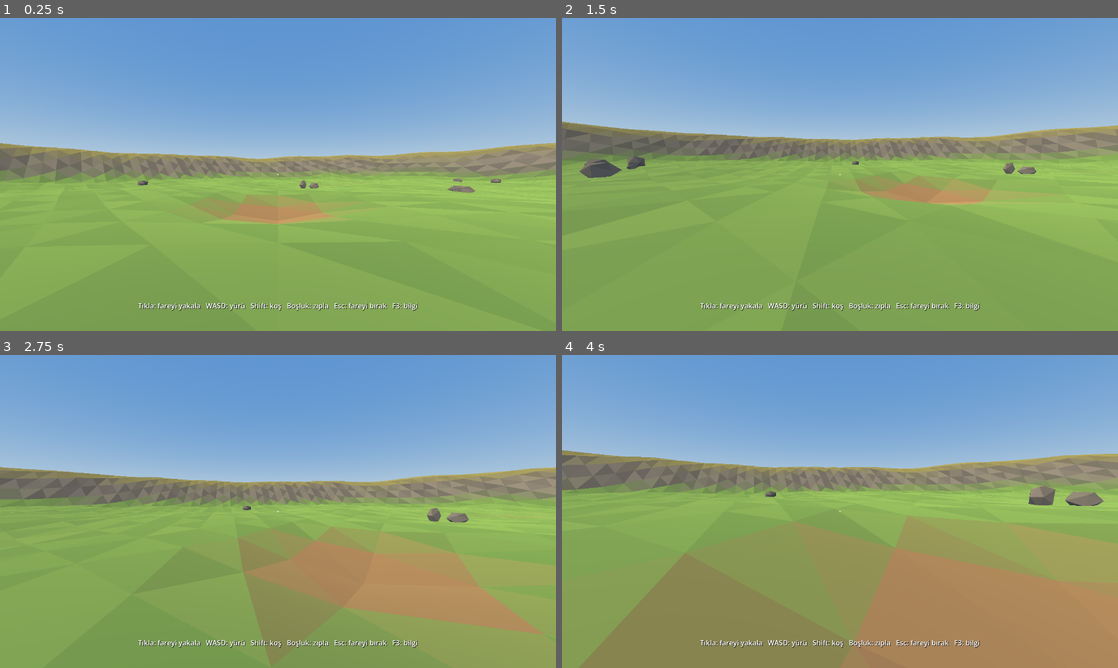
Above: before the commit, frames 1-4 (two rows, left to right).
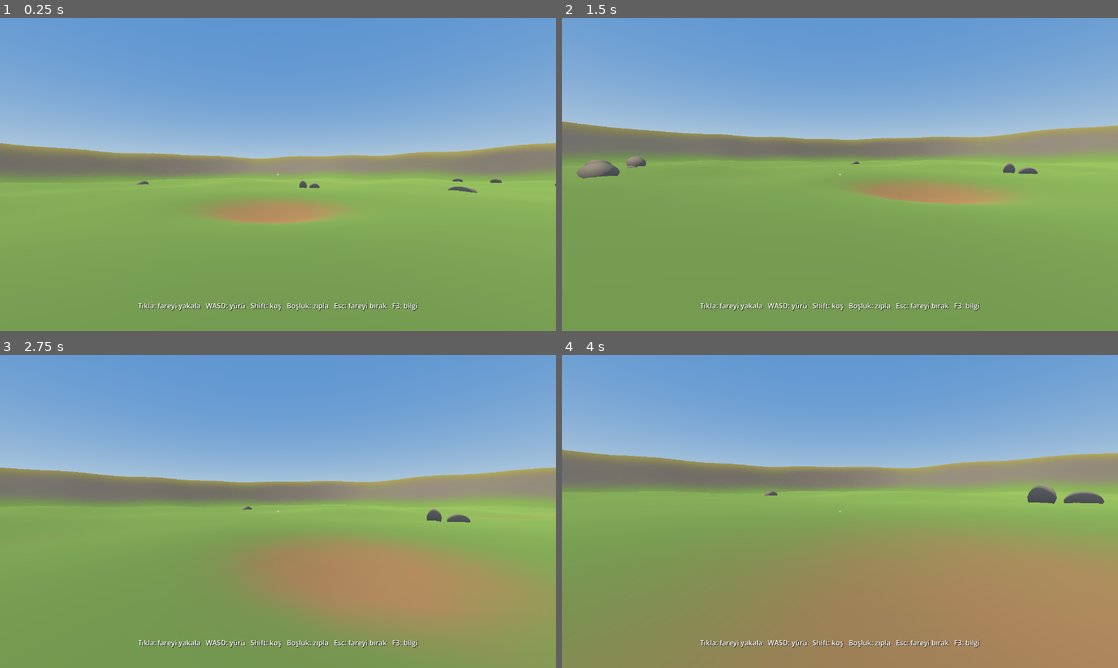
Above: after the commit, the same moments.

Repository: ynsekorkmaz/damlaya-damlaya
Game: Godot game, scene res://scenes/main.tscn
Same seed, same stepped clock (60 frames per second), same inputs: the game is played once before the commit and once after it.
Inputs (mouse positions are in pixels of both pictures, inside the frame that each line leads up to):
- Up to frame 1 (0.25 s): no input
- Up to frame 2 (1.5 s): tap Enter at 0.5 s; move the mouse to (962, 158) at 0.52 s; hold D (move_right) 0.53-1.28 s; hold Shift (sprint) 0.53-1.28 s; click (962, 158) at 0.67 s; tap Space (jump) at 0.77 s; move the mouse to (812, 174) at 1.27 s; hold W (move_forward) from 1.28 s (still down); tap Shift (sprint) at 1.35 s
- Up to frame 3 (2.75 s): keep holding W (move_forward); tap Space (jump) at 1.52 s; move the mouse to (289, 505) at 2.02 s; hold Shift (sprint) from 2.03 s (still down)
- Up to frame 4 (4 s): keep holding W (move_forward); move the mouse to (834, 517) at 2.77 s; release Shift (sprint) at 2.78 s; tap Shift (sprint) at 2.85 s; click (834, 517) at 2.92 s; tap Space (jump) at 3.02, 3.77 s; move the mouse to (878, 514) at 3.52 s; hold Shift (sprint) from 3.53 s (still down)

The runs differ from the first frame. In frame 1, 0.5% of the frame differs, in the area x 0-100%, y 39-66%; in frame 2, 1.1%; in frame 3, 1.2%; in frame 4, 1.2%, in the area x 0-100%, y 30-62%.

Commit message:
Oyun: arazi ve kayalar yumuşak gölgelemeye çevrildi
Co-Authored-By: Claude Fable 5.2 <noreply@anthropic.com>

Diff:
--- a/scripts/core/config.gd
+++ b/scripts/core/config.gd
@@ -25,7 +25,8 @@
 
 # Arazi ağı
 const TERRAIN_SIZE := 170.0
-const TERRAIN_CELLS := 56
+const TERRAIN_CELLS := 100  # hücre ~1,7 m, 20.000 üçgen
+const NORMAL_EPS := 1.7    # normal için merkezi fark aralığı (m)
 
 # Arazi renkleri
 const EARTH_HEIGHT_LOW := -1.2
@@ -35,9 +36,9 @@
 const HILLTOP_DRY_START := 0.35  # RIM_HEIGHT oranı
 const HILLTOP_DRY_END := 0.8
 const HILLTOP_DRY_AMOUNT := 0.6
-const COLOR_HASH_X := 12.9898
-const COLOR_HASH_Z := 78.233
-const COLOR_JITTER := 0.6  # çimen rengi çeşitlemesi (0-1)
+const COLOR_WAVE_FREQ_X := 0.045  # geniş, yumuşak çimen tonu dalgası
+const COLOR_WAVE_FREQ_Z := 0.037
+const COLOR_WAVE_AMOUNT := 0.55   # çimen rengi çeşitlemesi (0-1)
 
 # Oyuncu doğuş noktası (çukura 14 m, çukura bakar); y main.gd'de araziye göre ayarlanır
 const PLAYER_SPAWN := Vector3(0.0, 0.0, 14.0)
@@ -57,8 +58,8 @@
 
 # Gökyüzü ve ışık
 const SUN_ROTATION_DEG := Vector3(-48.0, -35.0, 0.0)
-const SUN_ENERGY := 1.1
-const AMBIENT_ENERGY := 0.9
+const SUN_ENERGY := 0.95
+const AMBIENT_ENERGY := 1.15
 const SKY_SUN_ANGLE_MAX := 30.0
 
 # Kayalar
@@ -66,8 +67,11 @@
 const ROCK_SEED := 7
 const ROCK_SCALE_MIN := Vector3(0.8, 0.6, 0.8)
 const ROCK_SCALE_MAX := Vector3(2.6, 1.8, 2.6)
-const ROCK_VERTEX_JITTER := 0.18
-const ROCK_SINK := 0.25            # kayanın zemine gömülme miktarı
+const ROCK_RINGS := 8              # dilim sayısı (enlem)
+const ROCK_SEGMENTS := 12          # boylam dilimi
+const ROCK_BUMP := 0.10            # yüzey dalgalanma oranı (yumuşak)
+const ROCK_BUMP_FREQ := 3.1
+const ROCK_SINK := 0.35            # kayanın zemine gömülme miktarı
 const ROCK_PIT_CLEARANCE := 4.0    # çukur kenarından uzaklık
 const ROCK_RIM_CLEARANCE := 6.0    # vadi sınırından içeri uzaklık
 const ROCK_SPAWN_CLEARANCE := 4.0  # doğuş noktasından uzaklık (en az 3 m)
--- a/scripts/world/rocks_builder.gd
+++ b/scripts/world/rocks_builder.gd
@@ -1,23 +1,9 @@
 extends RefCounted
-## Vadiye serpilmiş düşük poligonlu kayalar, tek MultiMeshInstance3D.
+## Vadiye serpilmiş yumuşak normalli, yuvarlak kayalar, tek MultiMeshInstance3D.
 
 const Config = preload("res://scripts/core/config.gd")
 const Palette = preload("res://scripts/core/palette.gd")
 const TerrainShape = preload("res://scripts/core/terrain_shape.gd")
-
-const _T := 1.6180339887
-const _ICO_VERTS: Array[Vector3] = [
-	Vector3(-1, _T, 0), Vector3(1, _T, 0), Vector3(-1, -_T, 0), Vector3(1, -_T, 0),
-	Vector3(0, -1, _T), Vector3(0, 1, _T), Vector3(0, -1, -_T), Vector3(0, 1, -_T),
-	Vector3(_T, 0, -1), Vector3(_T, 0, 1), Vector3(-_T, 0, -1), Vector3(-_T, 0, 1),
-]
-const _ICO_FACES: Array[int] = [
-	0, 11, 5, 0, 5, 1, 0, 1, 7, 0, 7, 10, 0, 10, 11,
-	1, 5, 9, 5, 11, 4, 11, 10, 2, 10, 7, 6, 7, 1, 8,
-	3, 9, 4, 3, 4, 2, 3, 2, 6, 3, 6, 8, 3, 8, 9,
-	4, 9, 5, 2, 4, 11, 6, 2, 10, 8, 6, 7, 9, 8, 1,
-]
-
 
 static func build() -> MultiMeshInstance3D:
 	var placements: Array[Transform3D] = make_placements()
@@ -60,34 +46,37 @@
 
 
 static func build_rock_mesh() -> ArrayMesh:
-	var rng := RandomNumberGenerator.new()
-	rng.seed = Config.ROCK_SEED + 1
-	var verts: Array[Vector3] = []
-	for v in _ICO_VERTS:
-		var jitter: float = 1.0 + rng.randf_range(-Config.ROCK_VERTEX_JITTER, Config.ROCK_VERTEX_JITTER)
-		verts.append(v.normalized() * 0.5 * jitter)
-
+	var rings: int = Config.ROCK_RINGS
+	var segs: int = Config.ROCK_SEGMENTS
 	var mat := StandardMaterial3D.new()
 	mat.vertex_color_use_as_albedo = true
 	mat.roughness = 1.0
 	var st := SurfaceTool.new()
 	st.begin(Mesh.PRIMITIVE_TRIANGLES)
 	st.set_material(mat)
-	for f in range(0, _ICO_FACES.size(), 3):
-		var a: Vector3 = verts[_ICO_FACES[f]]
-		var b: Vector3 = verts[_ICO_FACES[f + 1]]
-		var c: Vector3 = verts[_ICO_FACES[f + 2]]
-		# Godot ön yüzü saat yönü: dışa bakan normal (c-a)x(b-a) olmalı
-		var n: Vector3 = (c - a).cross(b - a)
-		if n.dot(a + b + c) < 0.0:
-			var tmp: Vector3 = b
-			b = c
-			c = tmp
-			n = -n
-		n = n.normalized()
-		var col: Color = Palette.ROCK.lerp(Palette.ROCK_DARK, rng.randf())
-		for v in [a, b, c]:
-			st.set_normal(n)
-			st.set_color(col)
-			st.add_vertex(v)
+	# Dilimli küre: köşe konumu yönün yumuşak sinüs dalgasıyla şişirilir, normal küre normalidir
+	for r in range(rings + 1):
+		var phi: float = PI * r / float(rings)
+		for s in range(segs + 1):
+			var theta: float = TAU * s / float(segs)
+			var dir := Vector3(sin(phi) * cos(theta), cos(phi), sin(phi) * sin(theta))
+			var f: float = Config.ROCK_BUMP_FREQ
+			var bump: float = (sin(dir.x * f + 0.7) + sin(dir.y * f * 1.3 + 2.1) + sin(dir.z * f + 4.0)) / 3.0
+			st.set_normal(dir)
+			st.set_color(Palette.ROCK_DARK.lerp(Palette.ROCK, smoothstep(-0.9, 0.9, dir.y)))
+			st.add_vertex(dir * 0.5 * (1.0 + Config.ROCK_BUMP * bump))
+	var w: int = segs + 1
+	for r in range(rings):
+		for s in range(segs):
+			var a: int = r * w + s
+			var b: int = a + 1
+			var c: int = a + w
+			var d: int = c + 1
+			# Godot ön yüzü saat yönü, dışa bakar
+			if r > 0:
+				for k in [a, b, c]:
+					st.add_index(k)
+			if r < rings - 1:
+				for k in [b, d, c]:
+					st.add_index(k)
 	return st.commit()
--- a/scripts/world/terrain_builder.gd
+++ b/scripts/world/terrain_builder.gd
@@ -1,5 +1,5 @@
 extends RefCounted
-## Düz gölgeli düşük poligonlu arazi: StaticBody3D + MeshInstance3D + çarpışma.
+## Yumuşak gölgeli, indeksli arazi: StaticBody3D + MeshInstance3D + çarpışma.
 
 const Config = preload("res://scripts/core/config.gd")
 const Palette = preload("res://scripts/core/palette.gd")
@@ -37,36 +37,42 @@
 	var st := SurfaceTool.new()
 	st.begin(Mesh.PRIMITIVE_TRIANGLES)
 	st.set_material(mat)
+	var w: int = cells + 1
+	for iz in range(w):
+		for ix in range(w):
+			var x: float = -half + ix * step
+			var z: float = -half + iz * step
+			var y: float = heights[iz * w + ix]
+			var n: Vector3 = normal_at(x, z)
+			st.set_normal(n)
+			st.set_color(_color_for(x, y, z, n))
+			st.add_vertex(Vector3(x, y, z))
 	for iz in range(cells):
 		for ix in range(cells):
-			var x0: float = -half + ix * step
-			var z0: float = -half + iz * step
-			var a := Vector3(x0, heights[iz * (cells + 1) + ix], z0)
-			var b := Vector3(x0 + step, heights[iz * (cells + 1) + ix + 1], z0)
-			var c := Vector3(x0, heights[(iz + 1) * (cells + 1) + ix], z0 + step)
-			var d := Vector3(x0 + step, heights[(iz + 1) * (cells + 1) + ix + 1], z0 + step)
+			var a: int = iz * w + ix
+			var b: int = a + 1
+			var c: int = a + w
+			var d: int = c + 1
 			# Yukarıdan bakınca saat yönü (Godot ön yüzü)
-			_add_triangle(st, a, b, d)
-			_add_triangle(st, a, d, c)
+			for k in [a, b, d, a, d, c]:
+				st.add_index(k)
 	return st.commit()
 
 
-static func _add_triangle(st: SurfaceTool, v0: Vector3, v1: Vector3, v2: Vector3) -> void:
-	var n: Vector3 = (v2 - v0).cross(v1 - v0).normalized()
-	var color: Color = _color_for((v0 + v1 + v2) / 3.0, n)
-	for v in [v0, v1, v2]:
-		st.set_normal(n)
-		st.set_color(color)
-		st.add_vertex(v)
+## Normal, height fonksiyonunun merkezi farkından: yüz normaline bağlı değil.
+static func normal_at(x: float, z: float) -> Vector3:
+	var e: float = Config.NORMAL_EPS
+	var dx: float = TerrainShape.height(x + e, z) - TerrainShape.height(x - e, z)
+	var dz: float = TerrainShape.height(x, z + e) - TerrainShape.height(x, z - e)
+	return Vector3(-dx, 2.0 * e, -dz).normalized()
 
 
-static func _color_for(p: Vector3, n: Vector3) -> Color:
-	var jitter: float = 0.5 + 0.5 * sin(p.x * Config.COLOR_HASH_X + p.z * Config.COLOR_HASH_Z)
-	var col: Color = Palette.GRASS.lerp(Palette.GRASS_DARK, jitter * Config.COLOR_JITTER)
-	var hill: float = smoothstep(Config.HILLTOP_DRY_START, Config.HILLTOP_DRY_END, p.y / Config.RIM_HEIGHT)
+static func _color_for(x: float, y: float, z: float, n: Vector3) -> Color:
+	var wave: float = 0.5 + 0.5 * sin(x * Config.COLOR_WAVE_FREQ_X + 1.3) * cos(z * Config.COLOR_WAVE_FREQ_Z - 0.7)
+	var col: Color = Palette.GRASS.lerp(Palette.GRASS_DARK, wave * Config.COLOR_WAVE_AMOUNT)
+	var hill: float = smoothstep(Config.HILLTOP_DRY_START, Config.HILLTOP_DRY_END, y / Config.RIM_HEIGHT)
 	col = col.lerp(Palette.DRY_EARTH, hill * Config.HILLTOP_DRY_AMOUNT)
-	var earth: float = 1.0 - smoothstep(Config.EARTH_HEIGHT_LOW, Config.EARTH_HEIGHT_HIGH, p.y)
+	var earth: float = 1.0 - smoothstep(Config.EARTH_HEIGHT_LOW, Config.EARTH_HEIGHT_HIGH, y)
 	col = col.lerp(Palette.DRY_EARTH, earth)
 	var rock: float = 1.0 - smoothstep(Config.ROCK_NORMAL_Y_LOW, Config.ROCK_NORMAL_Y_HIGH, n.y)
-	var rock_col: Color = Palette.ROCK.lerp(Palette.ROCK_DARK, jitter)
-	return col.lerp(rock_col, rock)
+	return col.lerp(Palette.ROCK.lerp(Palette.ROCK_DARK, wave), rock)
--- a/tests/run_tests.gd
+++ b/tests/run_tests.gd
@@ -69,16 +69,25 @@
 	var mesh: ArrayMesh = TerrainBuilder.build_mesh()
 	var arrays: Array = mesh.surface_get_arrays(0)
 	var verts: PackedVector3Array = arrays[Mesh.ARRAY_VERTEX]
-	var tris: int = verts.size() / 3
+	var idx: PackedInt32Array = arrays[Mesh.ARRAY_INDEX]
+	var norms: PackedVector3Array = arrays[Mesh.ARRAY_NORMAL]
+	var tris: int = idx.size() / 3
+	var w: int = Config.TERRAIN_CELLS + 1
+	check(verts.size() == w * w, "kose paylasimi (%d kose)" % verts.size())
 	check(tris == Config.TERRAIN_CELLS * Config.TERRAIN_CELLS * 2, "ucgen sayisi (%d)" % tris)
-	check(tris < 60000, "ucgen butcesi")
+	check(tris <= 25000, "arazi ucgen butcesi")
 	var up_ok: bool = true
-	for i in range(0, verts.size(), 3):
+	for i in range(0, idx.size(), 3):
 		# Godot ön yüzü saat yönü: (v2-v0)x(v1-v0) yukarı bakmalı
-		var n: Vector3 = (verts[i + 2] - verts[i]).cross(verts[i + 1] - verts[i])
+		var n: Vector3 = (verts[idx[i + 2]] - verts[idx[i]]).cross(verts[idx[i + 1]] - verts[idx[i]])
 		if n.y <= 0.0:
 			up_ok = false
 	check(up_ok, "arazi ucgenleri yukari bakiyor (sarim)")
+	var norm_ok: bool = true
+	for n in norms:
+		if absf(n.length() - 1.0) > 0.001 or n.y <= 0.0:
+			norm_ok = false
+	check(norm_ok, "arazi normalleri birim uzunlukta ve yukari bakiyor")
 	var body: StaticBody3D = TerrainBuilder.build()
 	check(body.get_child_count() == 2, "StaticBody3D 2 cocuk")
 	body.free()
@@ -97,5 +106,8 @@
 		var p := Vector2(a[i].origin.x, a[i].origin.z)
 		if p.length() < Config.PIT_RADIUS or p.distance_to(spawn) < 3.0:
 			clear = false
+	var rock_mesh: ArrayMesh = RocksBuilder.build_rock_mesh()
+	var ri: PackedInt32Array = rock_mesh.surface_get_arrays(0)[Mesh.ARRAY_INDEX]
+	check(ri.size() / 3 * Config.ROCK_COUNT < 4000, "kaya ucgen butcesi (%d)" % (ri.size() / 3 * Config.ROCK_COUNT))
 	check(same, "kaya yerlesimi belirlenimci")
 	check(clear, "kayalar cukura ve dogus noktasina yakin degil")
Not shown, changed: KARARLAR.md
Not shown, changed: PERFORMANS.md
